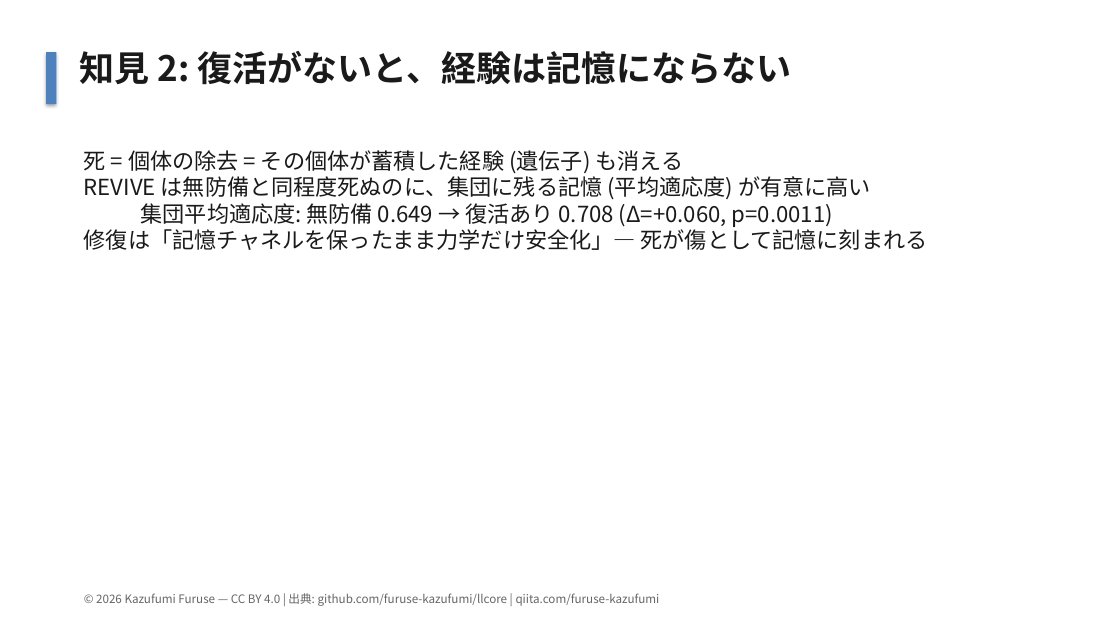
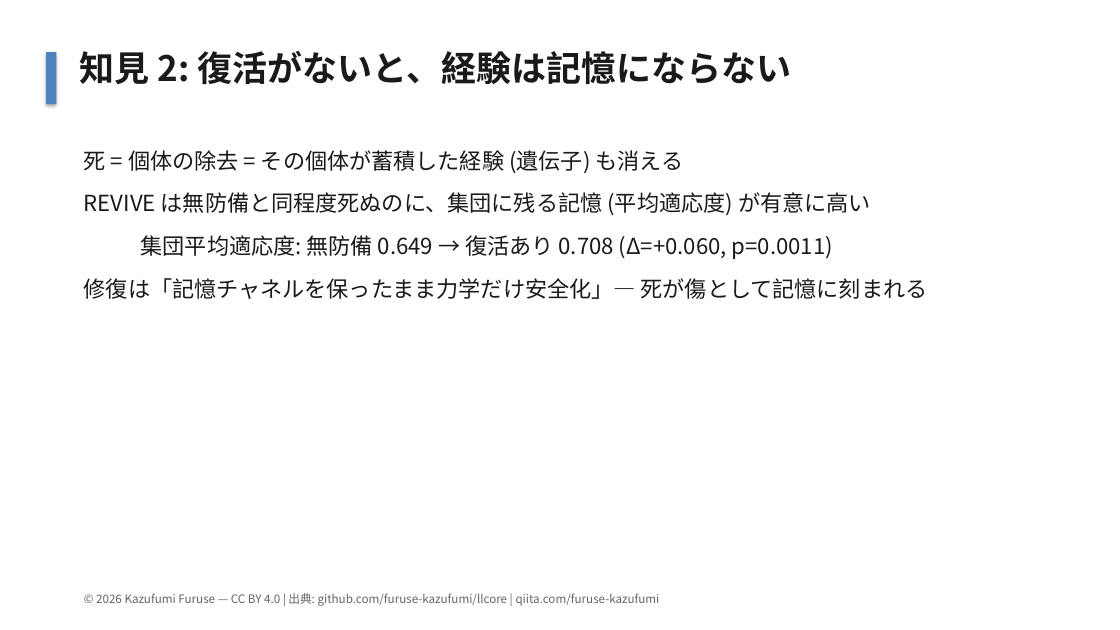
Before and after one commit to furuse-kazufumi/llcore, a slide deck: slide 6 of slides/llcore_findings_2026_ja.pptx. Drawn at 1120x630 pixels with LibreOffice and Linux fonts; fonts in the diff are those of the drawing. Boxes give left, top, right and bottom in pixels: in the first picture for what was removed or moved away, otherwise in the second. Text is boxed around its words. In the diff, an @@ line names an element or a change of style, - is before the commit and + after.

```diff
--- a/slides/llcore_findings_2026_ja.pptx
+++ b/slides/llcore_findings_2026_ja.pptx
@@ text "死 = 個体の除去 = その個体が蓄積した経験 ..." at (84,150,928,299): more space between paragraphs @@
```
Also in this commit, not shown: 8 other slides changed, 4 other files.
